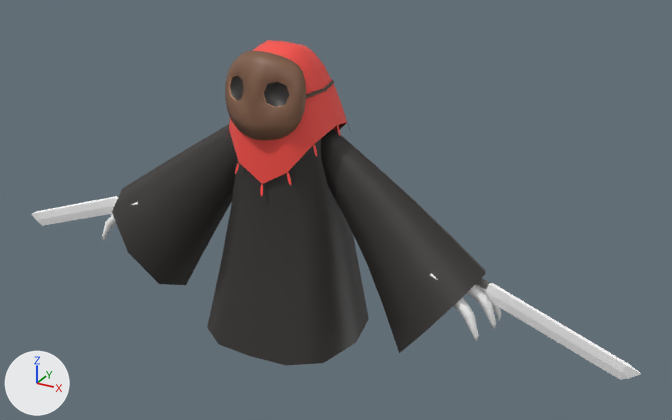
A saved change to the FBX model IslandWish/IslandWishGame/Assets/Art/Animation/coconapper.fbx.
The view is the same before and after, from a camera (50 mm lens) standing at (3.63, -5.83, 4.03) and looking at (0.38, 0.1, 1.07). The lights are fixed; the arrows at lower left show +X, +Y and +Z. Where no turn or scale is listed for an object, it has been applied to the vertices.

In view in the first picture: 'claws.001', 'hood', 'mask', 'robe', 'sword', 'sword2'.
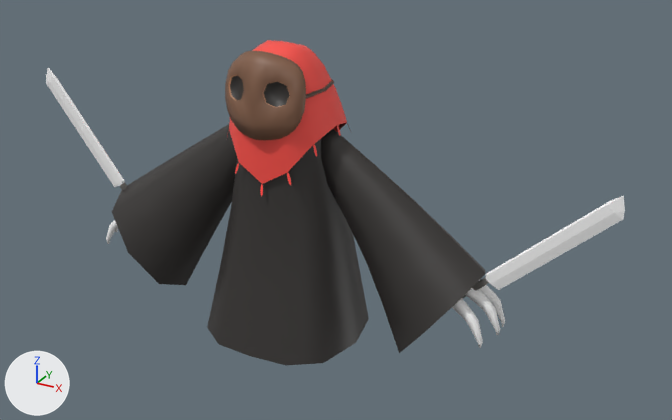
Edits to the scene script, one JSON object a line:
```json
{"block": "me_cube_011", "where": "me_cube_011.from_pydata(...)  # 144 vertices, 132 faces; spans x -1.82..1.82, y -0.27..0.18, z 0.33..0.83"}
{"block": "me_cube_011", "where": "# used by ob_claws_001; location = (0.0, -0.038, 0.117)"}
{"block": "me_cube_011", "change": "me_cube_011 part 1: the whole mesh is scaled about its middle by (1.01, 1, 1), then moved by (0.0, 0.06, -0.07)"}
{"op": "set", "path": "ob_sword2.rotation_euler", "old": "(0.0000154, -1.912, 0.0000723)", "new": "(0.000202, -0.669, 0.0000363)", "note": "degrees (0, -110, 0) -> degrees (0, -38, 0)"}
{"op": "set", "path": "ob_sword.location", "old": "(1.583, -0.069, 0.863)", "new": "(1.608, -0.063, 0.761)"}
{"op": "set", "path": "ob_sword.rotation_euler", "old": "(-3.142, -1.222, 0.0)", "new": "(0.0, -0.829, -3.142)", "note": "degrees (-180, -70, 0) -> degrees (0, -47, -180)"}
```

Pixel boxes (x1, y1, x2, y2) of what changed, in the pictures (672 x 420 px):
```json
{"object": "sword", "change": "moved, turned", "before": [476, 278, 641, 380], "after": [462, 196, 625, 298]}
{"object": "sword2", "change": "turned", "before": [31, 196, 118, 226], "after": [46, 68, 127, 191]}
{"object": "claws.001", "change": "mesh rescaled", "before": [102, 202, 501, 341], "after": [106, 220, 505, 348]}
```
